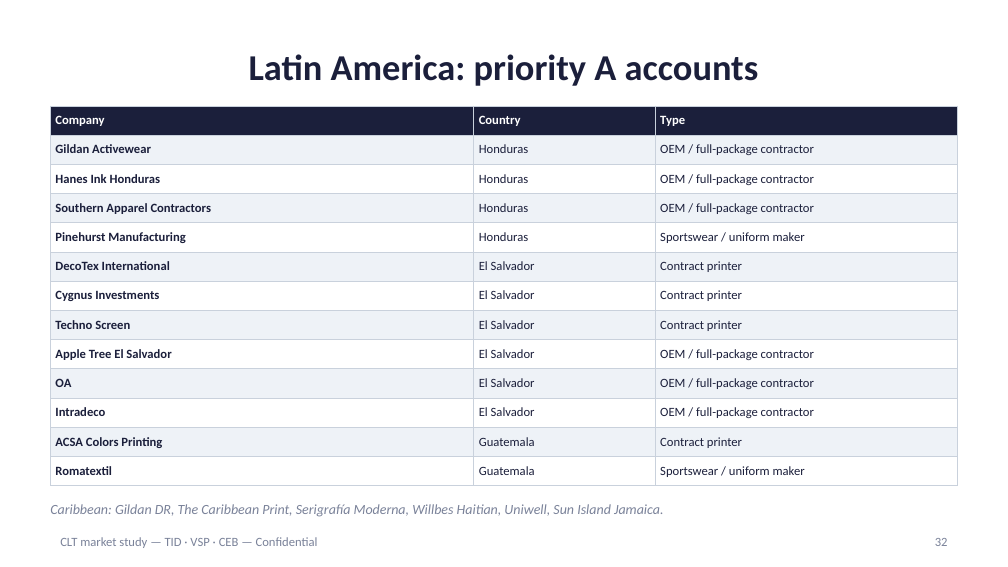
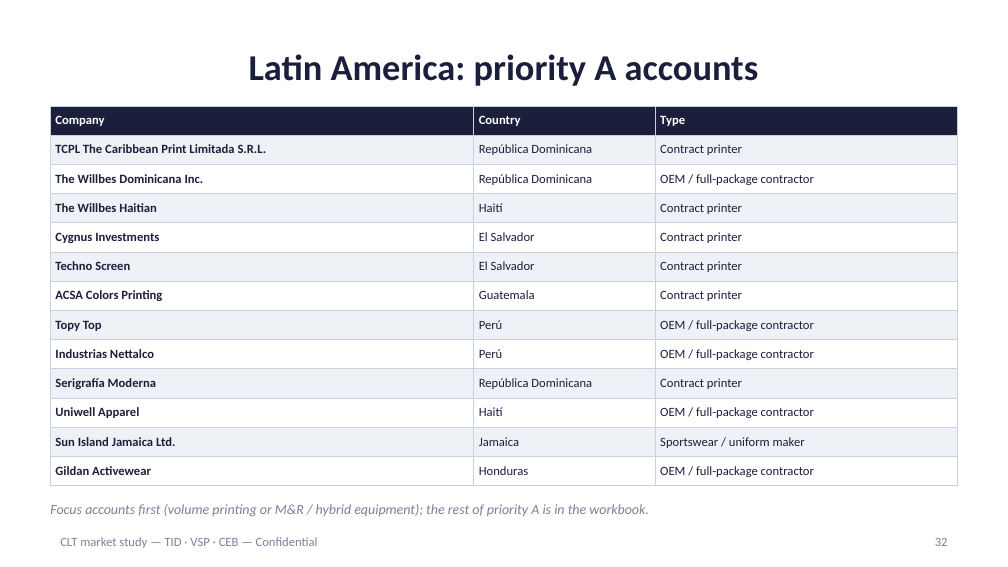
Before and after one commit to carlosmoreno793508/Cosas-Carlos, a slide deck: slide 32 of propuesta-clt/CLT_Market_Study_Mexico_Latam_EN.pptx. Drawn at 1008x567 pixels with LibreOffice and Linux fonts; fonts in the diff are those of the drawing. Boxes give left, top, right and bottom in pixels: in the first picture for what was removed or moved away, otherwise in the second. Text is boxed around its words. In the diff, an @@ line names an element or a change of style, - is before the commit and + after.

```diff
--- a/propuesta-clt/CLT_Market_Study_Mexico_Latam_EN.pptx
+++ b/propuesta-clt/CLT_Market_Study_Mexico_Latam_EN.pptx
@@ table at [50,106,958,481] @@
-row 2: Gildan Activewear | Honduras | OEM / full-package contractor
-row 3: Hanes Ink Honduras | Honduras | OEM / full-package contractor
-row 4: Southern Apparel Contractors | Honduras | OEM / full-package contractor
-row 5: Pinehurst Manufacturing | Honduras | Sportswear / uniform maker
-row 6: DecoTex International | El Salvador | Contract printer
+row 2: TCPL The Caribbean Print Limitada S.R.L. | República Dominicana | Contract printer
+row 3: The Willbes Dominicana Inc. | República Dominicana | OEM / full-package contractor
+row 4: The Willbes Haitian | Haití | Contract printer
-row 9: Apple Tree El Salvador | El Salvador | OEM / full-package contractor
-row 10: OA | El Salvador | OEM / full-package contractor
-row 11: Intradeco | El Salvador | OEM / full-package contractor
-row 13: Romatextil | Guatemala | Sportswear / uniform maker
+row 8: Topy Top | Perú | OEM / full-package contractor
+row 9: Industrias Nettalco | Perú | OEM / full-package contractor
+row 10: Serigrafía Moderna | República Dominicana | Contract printer
+row 11: Uniwell Apparel | Haití | OEM / full-package contractor
+row 12: Sun Island Jamaica Ltd. | Jamaica | Sportswear / uniform maker
+row 13: Gildan Activewear | Honduras | OEM / full-package contractor
@@ text at [50,504,649,517]: text changed @@
-Caribbean: Gildan DR, The Caribbean Print, Serigrafía Moderna, Willbes Haitian, Uniwell, Sun Island Jamaica.
+Focus accounts first (volume printing or M&R / hybrid equipment); the rest of priority A is in the workbook.
```
Also in this commit, not shown: 4 other slides changed, 24 other files.
